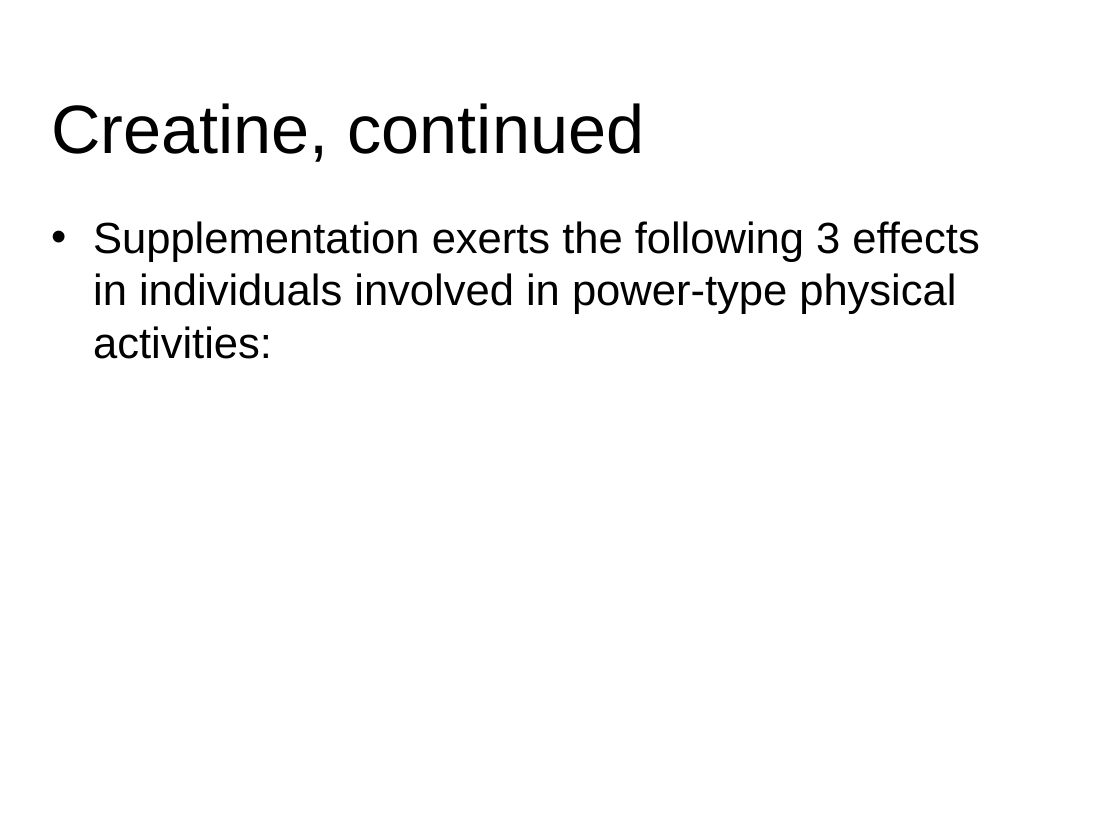
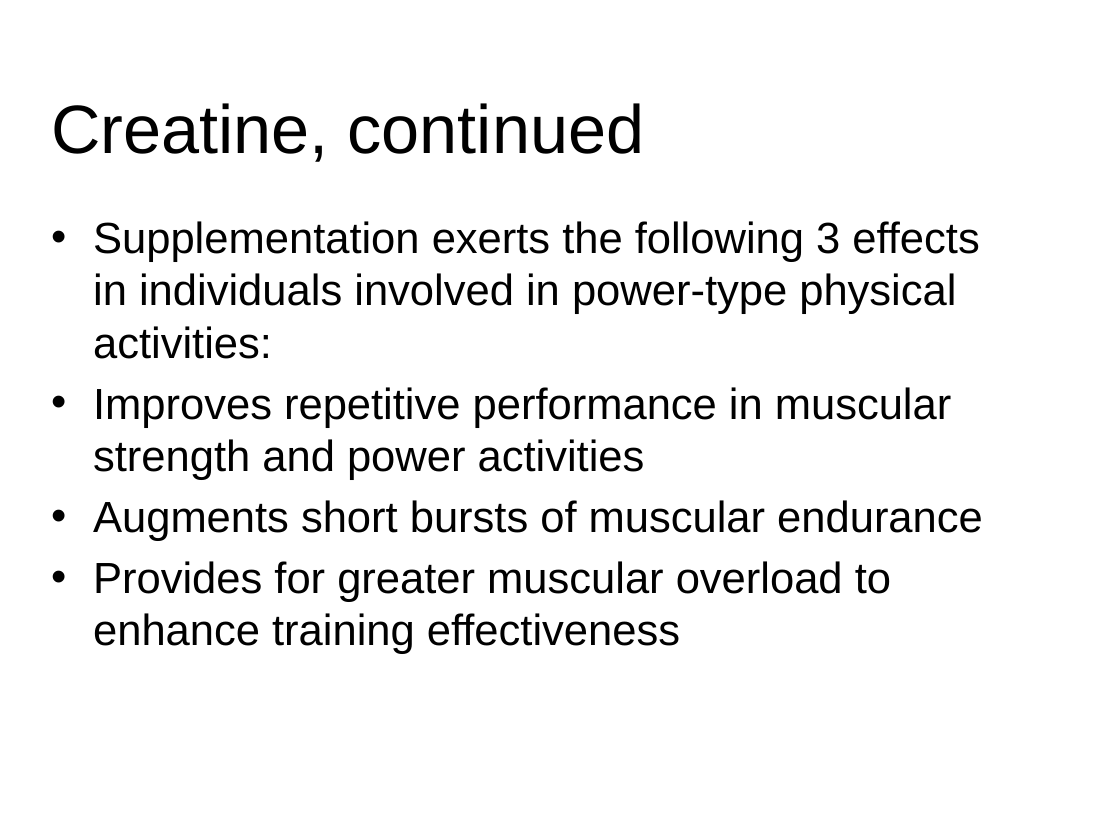
Before and after one commit to Chaos-Actual/1012, a slide deck: slide 17 of lecture notes ergogenic aids part 2 week 11.pptx. Drawn at 1120x840 pixels with LibreOffice and Linux fonts; fonts in the diff are those of the drawing. Boxes give left, top, right and bottom in pixels: in the first picture for what was removed or moved away, otherwise in the second. Text is boxed around its words. In the diff, an @@ line names an element or a change of style, - is before the commit and + after.

```diff
--- a/lecture notes ergogenic aids part 2 week 11.pptx
+++ b/lecture notes ergogenic aids part 2 week 11.pptx
@@ text at [93, 387, 983, 654]: paragraphs added @@
+• Improves repetitive performance in muscular strength and power activities
+• Augments short bursts of muscular endurance
+• Provides for greater muscular overload to enhance training effectiveness
```
Also in this commit, not shown: 18 other slides changed.
